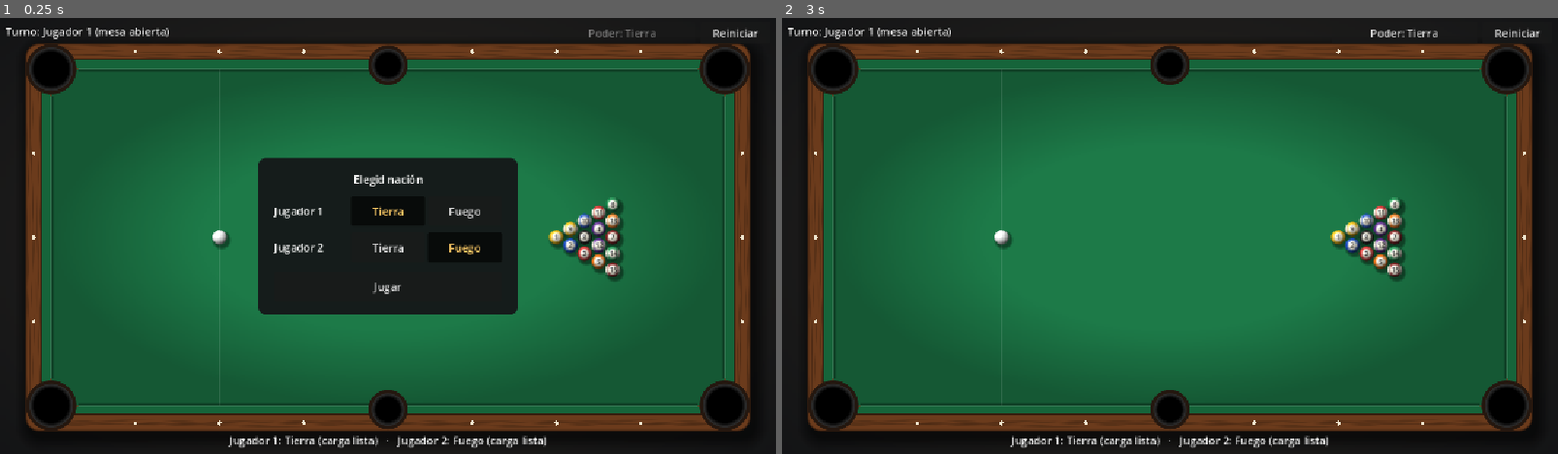
Above: before the commit, frames 1-2 (left to right).
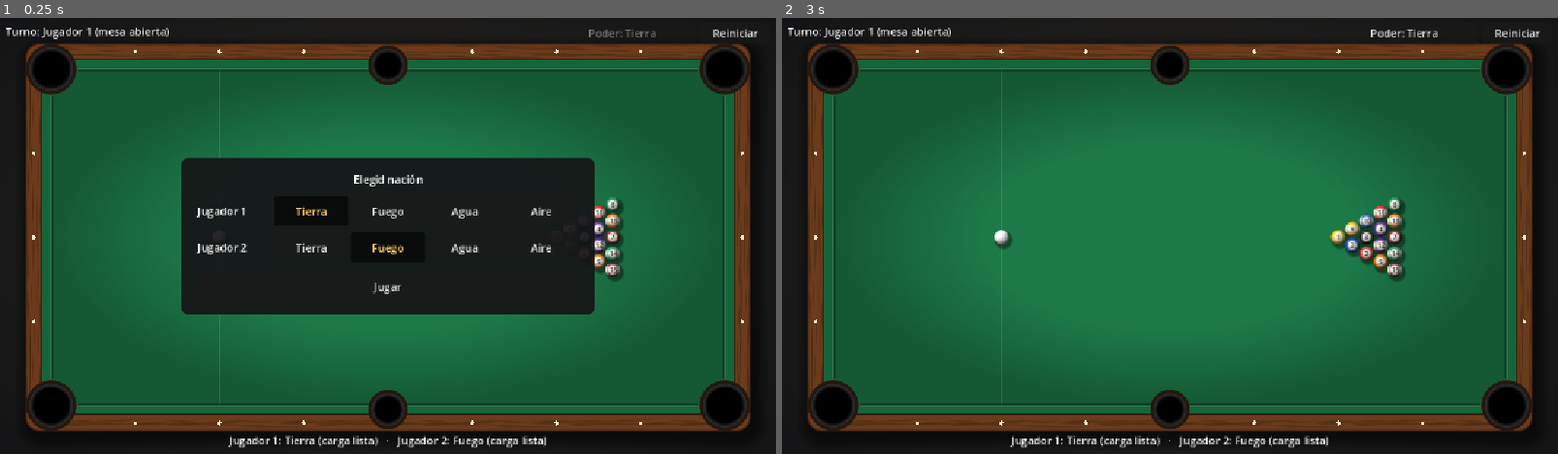
Above: after the commit, the same moments.

Repository: ElMasQueSuenaa/pool
Game: Godot game, scene res://scenes/main.tscn
The game is run twice, just before and just after one commit, with the same random seed, the same clock (stepped at 60 frames per second) and the same inputs.
Inputs:
- Up to frame 1 (0.25 s): no input
- Up to frame 2 (3 s): click "Reiniciar" at 0.5 s; click "Reiniciar" at 1.25 s; click "Reiniciar" at 2 s; click "Jugar" at 2.75 s

The runs differ from the first frame. In frame 1, 7.6% of the frame differs, in the area x 23-77%, y 32-68%; in frame 2, nothing differs.

Commit message:
Fase 3: Agua y Aire
- Agua: el botón Poder pasa por curva a la izquierda, a la derecha y
  desactivado. constant_force perpendicular a la salida y proporcional a
  su velocidad durante 0.5 s, o hasta el primer choque. A 1000 px/s se
  desvía 89 px.
- Aire: durante 0.35 s la blanca no tiene capa y solo choca con las
  bandas (con quitarle la capa 1 de la máscara no basta: las demás bolas
  la siguen viendo). Baja cuando no se solapa con ninguna bola. En el
  aire se dibuja encima, más grande y con la sombra más lejos.
- powers.tick() en cada tick mientras ruedan; el selector ofrece ya las
  cuatro naciones.
- test_powers.gd comprueba el botón de Agua, la curva a cada lado y el
  salto de Aire.

Saques a fuerza máxima: con Agua sin cruces (solape máximo 9.8 px); con
Aire la blanca pasa por encima del rack y después de bajar no atraviesa
nada.

Co-Authored-By: Claude Opus 5.5 <noreply@anthropic.com>

Diff:
--- a/scripts/ball.gd
+++ b/scripts/ball.gd
@@ -72,6 +72,14 @@
 	queue_redraw()
 
 
+## Aire: la blanca va por encima de las demás bolas, un poco más grande y con la sombra más lejos.
+## Solo es dibujo: las capas de colisión las cambia powers.gd.
+func set_airborne(on: bool) -> void:
+	z_index = 2 if on else 1
+	$Body.scale = Vector2.ONE * (1.25 if on else 1.0)
+	$Shadow.position = Vector2(6, 8) if on else Vector2.ZERO
+
+
 func pocket() -> void:
 	hide()
 	freeze = true
--- a/scripts/powers.gd
+++ b/scripts/powers.gd
@@ -9,15 +9,23 @@
 enum Nation { EARTH, FIRE, WATER, AIR }
 
 const NAMES := ["Tierra", "Fuego", "Agua", "Aire"]
-const AVAILABLE := [Nation.EARTH, Nation.FIRE]  # los que ya están hechos, en el orden del selector
+const AVAILABLE := [Nation.EARTH, Nation.FIRE, Nation.WATER, Nation.AIR]  # en el orden del selector
 const RECHARGE_TURNS := 3
 const EARTH_MASS := 3.0
 const FIRE_BOOST := 1.5
+const WATER_CURVE := 0.8  # fuerza lateral por cada px/s de la velocidad de salida
+const WATER_TIME := 0.5
+const AIR_TIME := 0.35
 
 var nations: Array[int] = [Nation.EARTH, Nation.FIRE]  # la de cada jugador, se elige al empezar
 var wait: Array[int] = [0, 0]  # turnos propios que le faltan a cada jugador; 0 = cargado
 var armed := false  # el jugador del turno lo ha activado para el próximo tiro
+var curve_left := true  # Agua: hacia dónde curva, visto desde detrás de la blanca
 var active := -1  # nación cuyo efecto está en marcha en este tiro, -1 si ninguna
+var airborne := false  # Aire: la blanca está en el aire y no choca con bolas
+
+var _cue: Ball
+var _time := 0.0  # desde que empezó el tiro
 
 
 func is_ready(player: int) -> bool:
@@ -25,26 +33,59 @@
 
 
 ## Activa o desactiva el poder para el próximo tiro. Sin carga no hace nada.
+## Con Agua hay un paso más: curva a la izquierda → curva a la derecha → desactivado.
 func toggle(player: int) -> void:
+	if armed and curve_left and nations[player] == Nation.WATER:
+		curve_left = false
+		return
 	armed = is_ready(player) and not armed
+	curve_left = true
 
 
 ## Al empezar cada turno de un jugador le queda uno menos para recargar.
 func start_turn(player: int) -> void:
 	armed = false
+	curve_left = true
 	wait[player] = maxi(wait[player] - 1, 0)
 
 
-func start_shot(player: int, cue_ball: Ball) -> void:
+func start_shot(player: int, cue_ball: Ball, velocity: Vector2) -> void:
 	if not armed:
 		return
 	armed = false
 	wait[player] = RECHARGE_TURNS
 	active = nations[player]
+	_cue = cue_ball
+	_time = 0.0
 	match active:
 		Nation.EARTH:
 			# El tiro fija la velocidad, así que sale igual de rápida: solo pesa más al chocar
 			cue_ball.mass = EARTH_MASS
+		Nation.WATER:
+			# Perpendicular a la salida y proporcional a su velocidad: la curva tiene más o menos
+			# el mismo ángulo con cualquier fuerza. orthogonal() gira hacia la izquierda del tiro.
+			cue_ball.constant_force = velocity.orthogonal() * WATER_CURVE * (1 if curve_left else -1)
+		Nation.AIR:
+			# Otra bola choca con la blanca si la máscara de cualquiera de las dos incluye la capa
+			# de la otra, así que no basta con quitarle a la blanca la capa 1 de la máscara:
+			# también se le quita su capa. Sigue chocando con las bandas (capa 2).
+			cue_ball.collision_layer = 0
+			cue_ball.collision_mask = 2
+			cue_ball.set_airborne(true)
+			airborne = true
+
+
+## Cada tick de física mientras ruedan las bolas.
+func tick(delta: float) -> void:
+	_time += delta
+	match active:
+		Nation.WATER:
+			if _time >= WATER_TIME:
+				_cue.constant_force = Vector2.ZERO
+		Nation.AIR:
+			# Baja cuando ha pasado el tiempo y no cae encima de ninguna bola
+			if airborne and _time >= AIR_TIME and not _over_a_ball():
+				_land()
 
 
 ## Primer choque de la blanca con una bola en este tiro (table.gd lo llama desde body_entered).
@@ -56,8 +97,32 @@
 			# blanca → bola, así que basta con multiplicarla.
 			var v: Vector2 = PhysicsServer2D.body_get_state(ball.get_rid(), PhysicsServer2D.BODY_STATE_LINEAR_VELOCITY)
 			ball.linear_velocity = v * FIRE_BOOST
+		Nation.WATER:
+			# La curva sirve para llegar a la bola; después del choque, la blanca sigue normal
+			_cue.constant_force = Vector2.ZERO
 
 
 func end_shot(cue_ball: Ball) -> void:
 	active = -1
 	cue_ball.mass = 1.0  # la de ball.tscn
+	cue_ball.constant_force = Vector2.ZERO
+	if airborne:  # solo si se para encima de otra bola: baja igual y el motor las separa
+		_cue = cue_ball
+		_land()
+
+
+func _land() -> void:
+	airborne = false
+	_cue.set_airborne(false)
+	# Si entró en una tronera se queda sin capas, como las demás bolas embocadas
+	if _cue.visible:
+		_cue.collision_layer = 1
+		_cue.collision_mask = 3
+
+
+func _over_a_ball() -> bool:
+	var query := PhysicsShapeQueryParameters2D.new()
+	query.shape = _cue.get_node("Shape").shape
+	query.transform = _cue.global_transform
+	query.collision_mask = 1  # la blanca no tiene capa ahora, así que no se encuentra a sí misma
+	return not _cue.get_world_2d().direct_space_state.intersect_shape(query, 1).is_empty()
--- a/scripts/table.gd
+++ b/scripts/table.gd
@@ -180,6 +180,7 @@
 	if state != State.ROLLING:
 		return
 	shot_time += delta
+	powers.tick(delta)
 	# Las bandas solo dejan salir del paño por los huecos: si el centro sale, la bola entró
 	for b in balls:
 		if b.visible and not Rect2(0, 0, W, H).has_point(b.position):
@@ -234,7 +235,7 @@
 	first_hit = -1
 	shot_time = 0.0
 	state = State.ROLLING
-	powers.start_shot(rules.turn, cue_ball)
+	powers.start_shot(rules.turn, cue_ball, velocity)
 	# Velocidad directa y no impulso: no depende de la masa, así que Tierra solo sube mass
 	cue_ball.linear_velocity = velocity
 	_update_hud()
@@ -292,7 +293,9 @@
 	var p := rules.turn
 	var button: Button = $HUD/Poder
 	var nation: String = Powers.NAMES[powers.nations[p]]
-	if powers.armed:
+	if powers.armed and powers.nations[p] == Powers.Nation.WATER:
+		button.text = "Poder: Agua, curva a la " + ("izquierda" if powers.curve_left else "derecha")
+	elif powers.armed:
 		button.text = "Poder: %s (activo)" % nation
 	elif powers.is_ready(p):
 		button.text = "Poder: " + nation
--- a/tests/test_powers.gd
+++ b/tests/test_powers.gd
@@ -21,10 +21,10 @@
 	check("al empezar los dos tienen la carga", p.is_ready(0) and p.is_ready(1))
 	p.toggle(0)
 	p.toggle(0)
-	p.start_shot(0, cue)
+	p.start_shot(0, cue, Vector2.RIGHT)
 	check("activar y desactivar no gasta la carga", p.is_ready(0) and p.active == -1)
 	p.toggle(0)
-	p.start_shot(0, cue)
+	p.start_shot(0, cue, Vector2.RIGHT)
 	check("tirar con el poder activado gasta la carga", not p.is_ready(0) and not p.armed and p.active == Powers.Nation.EARTH)
 	p.end_shot(cue)
 	p.toggle(0)
@@ -34,6 +34,15 @@
 	check("a los 2 turnos propios aún no ha recargado", not p.is_ready(0))
 	p.start_turn(0)
 	check("a los 3 turnos propios vuelve a tener la carga", p.is_ready(0) and p.is_ready(1))
+
+	p = Powers.new()
+	p.nations.assign([Powers.Nation.WATER, Powers.Nation.WATER])
+	p.toggle(0)
+	var left := p.armed and p.curve_left
+	p.toggle(0)
+	var right := p.armed and not p.curve_left
+	p.toggle(0)
+	check("Agua: el botón pasa por izquierda, derecha y desactivado", left and right and not p.armed and p.is_ready(0))
 
 	# Tiro recto contra una bola sola. Sin poder la blanca se queda casi parada y la bola sale
 	# con casi toda su velocidad.
@@ -47,23 +56,62 @@
 	var fire := await straight_shot(table, Powers.Nation.FIRE)
 	check("Fuego: la bola sale disparada (%d%% de la velocidad de la blanca)" % int(fire[1] * 100), absf(fire[1] / plain[1] - Powers.FIRE_BOOST) < 0.05)
 
+	# Agua: sin bolas delante, la blanca se desvía hacia el lado elegido mientras dura la curva
+	for to_left in [true, false]:
+		setup(table, Powers.Nation.WATER, Vector2(-100, -100))  # la 1 fuera de la mesa
+		if not to_left:
+			table.powers.toggle(table.rules.turn)
+		await physics_frame
+		table.shoot(Vector2(1000, 0))
+		while table.shot_time < Powers.WATER_TIME + 0.01:
+			await physics_frame
+		var dy := cue.position.y - 250
+		check("Agua: curva a la %s (%+d px)" % ["izquierda" if to_left else "derecha", int(dy)], dy < -50 if to_left else dy > 50)
+		check("Agua: la curva dura %.1f s" % Powers.WATER_TIME, cue.constant_force == Vector2.ZERO)
+		await rest(table)
+
+	# Aire: la blanca pasa por encima de la 1 sin tocarla, baja después y vuelve a chocar
+	setup(table, Powers.Nation.AIR, Vector2(400, 250))
+	await physics_frame
+	table.shoot(Vector2(1000, 0))
+	await physics_frame
+	var jumped := cue.collision_layer == 0 and cue.z_index == 2
+	while table.powers.airborne:
+		await physics_frame
+	check("Aire: salta por encima de la 1 sin tocarla (%.2f s en el aire)" % table.shot_time, jumped and table.first_hit < 0 and table.balls[1].linear_velocity == Vector2.ZERO)
+	check("Aire: al bajar vuelve a chocar", cue.collision_layer == 1 and cue.collision_mask == 3 and cue.z_index == 1)
+	await rest(table)
+
 	print("FALLOS: %d" % fails)
 	quit(fails)
 
 
-## La blanca, recta contra la 1 y sin más bolas, con el poder de esa nación (-1 = sin poder).
-## Devuelve la velocidad de la blanca y la de la 1 justo después del choque, como fracción de la
-## que llevaba la blanca justo antes.
-func straight_shot(table: Table, nation: int) -> Array[float]:
+## Partida nueva con solo la blanca en (300, 250) y la 1 en ball_1, y el poder de esa nación
+## activado (-1 = sin poder).
+func setup(table: Table, nation: int, ball_1: Vector2) -> void:
 	table.new_game()
 	for b in table.balls.slice(2):
 		b.pocket()
 	table.cue_ball.place(Vector2(300, 250))
-	table.balls[1].place(Vector2(500, 250))
-	await physics_frame
+	if Rect2(0, 0, Table.W, Table.H).has_point(ball_1):
+		table.balls[1].place(ball_1)
+	else:
+		table.balls[1].pocket()
 	if nation >= 0:
 		table.powers.nations.assign([nation, nation])
 		table.powers.toggle(table.rules.turn)
+
+
+func rest(table: Table) -> void:
+	while table.state == Table.State.ROLLING:
+		await physics_frame
+
+
+## La blanca, recta contra la 1 y sin más bolas. Devuelve la velocidad de la blanca y la de
+## la 1 justo después del choque, como fracción de la que llevaba la blanca justo antes.
+func straight_shot(table: Table, nation: int) -> Array[float]:
+	setup(table, nation, Vector2(500, 250))
+	await physics_frame
 	table.shoot(Vector2(1000, 0))
 	var before := 0.0
 	while table.first_hit < 0:
@@ -72,6 +120,5 @@
 	for i in 8:
 		await physics_frame
 	var after: Array[float] = [table.cue_ball.linear_velocity.x / before, table.balls[1].linear_velocity.x / before]
-	while table.state == Table.State.ROLLING:
-		await physics_frame
+	await rest(table)
 	return after
Not shown, changed: PLAN.md
